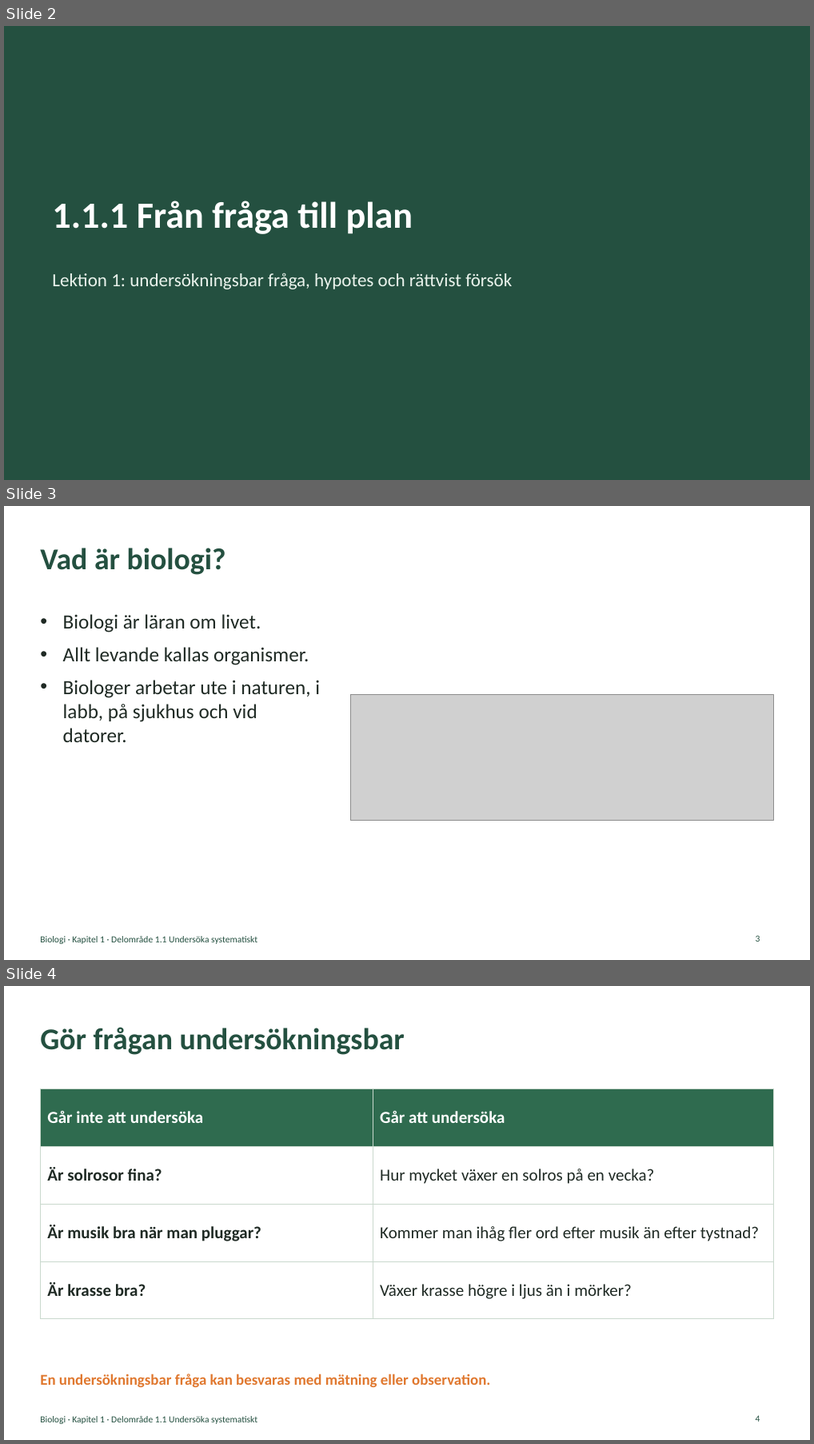
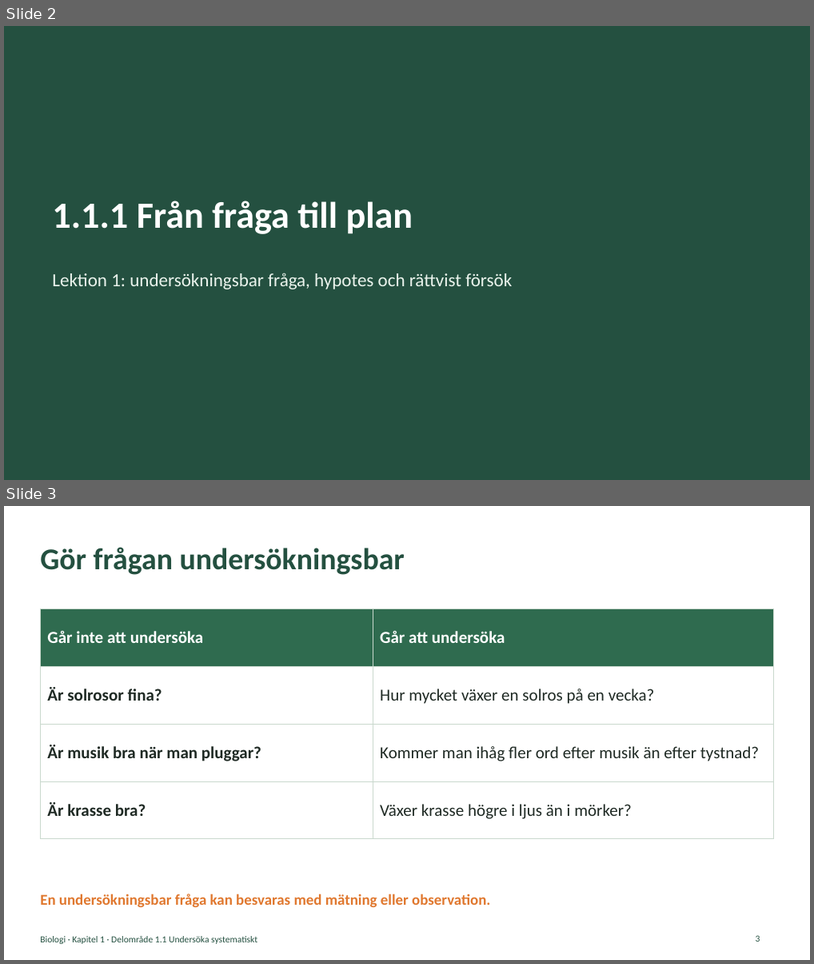
Before and after one commit to sweviktor95/pluggis, a slide deck: planering/biologi-omrade1/biologi-1-1-undersoka-systematiskt.pptx. Shown one above the other, each under a label of ours: slides 2, 3 and 4 before the commit, slides 2 and 3 after it. The pictures are 814x1444 and 814x964 pixels, drawn with LibreOffice and Linux fonts; fonts in the diff are those of the drawing; grey boxes stand for pictures. Boxes give left, top, right and bottom in pixels: in the first picture for what was removed or moved away, otherwise in the second. Text is boxed around its words. In the diff, an @@ line names an element or a change of style, - is before the commit and + after.

```diff
--- a/planering/biologi-omrade1/biologi-1-1-undersoka-systematiskt.pptx
+++ b/planering/biologi-omrade1/biologi-1-1-undersoka-systematiskt.pptx
@@ slide 3 removed at (4, 506, 810, 960), background #FFFFFF; not listed: 1 template element that a slide beside it also shows @@
@@ title removed at (40, 548, 226, 575) @@
-Vad är biologi?
@@ text removed at (63, 614, 320, 742) @@
-• Biologi är läran om livet.
-• Allt levande kallas organismer.
-• Biologer arbetar ute i naturen, i labb, på sjukhus och vid datorer.
@@ picture removed at (350, 694, 774, 820) @@
@@ page number removed at (756, 935, 761, 941) @@
-3
@@ what was slide 4 is now slide 3 @@
@@ page number at (756, 935, 761, 941): text changed @@
-4
+3
```
Also in this commit, not shown: 1 slide changed, 5 other files.
